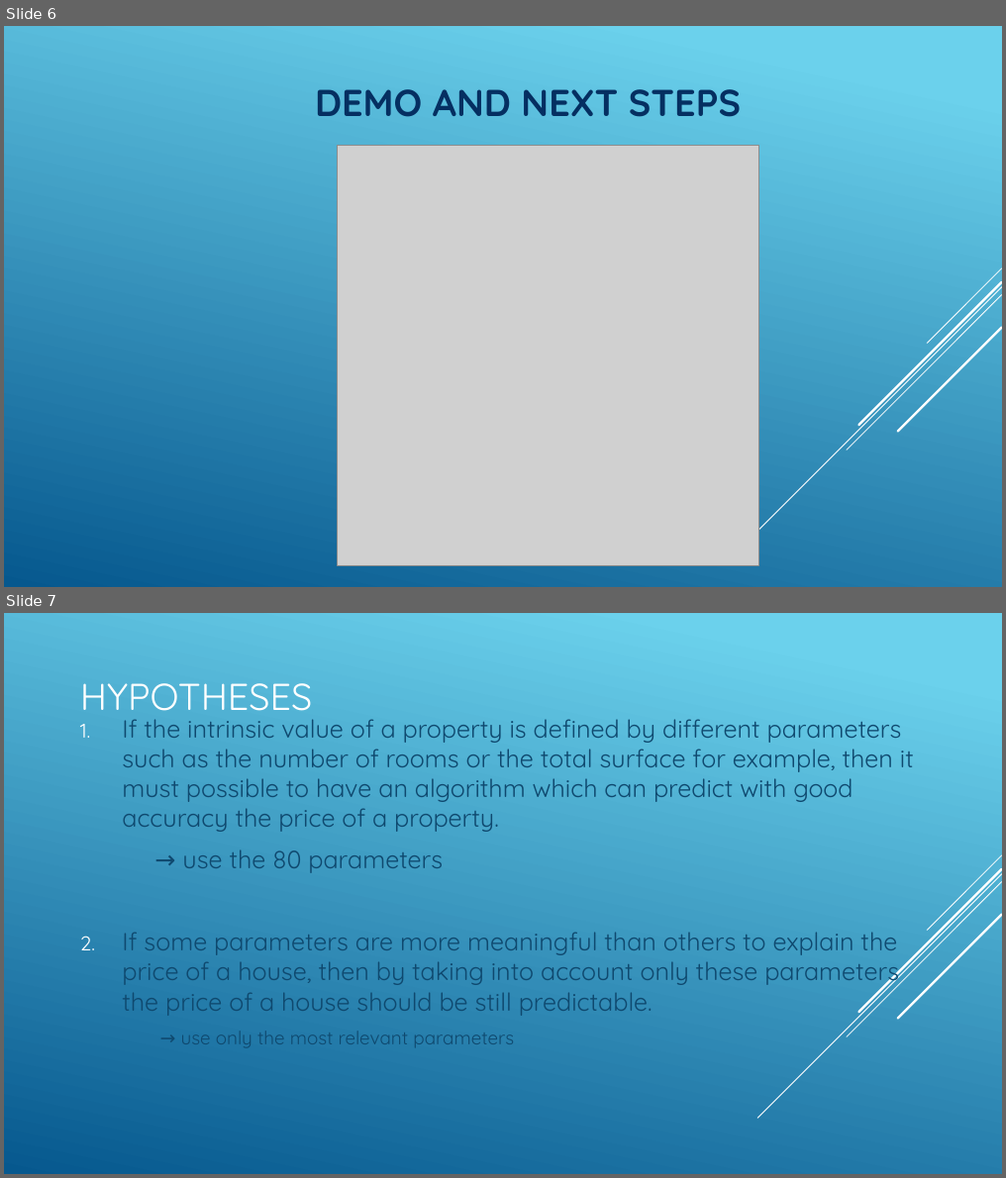
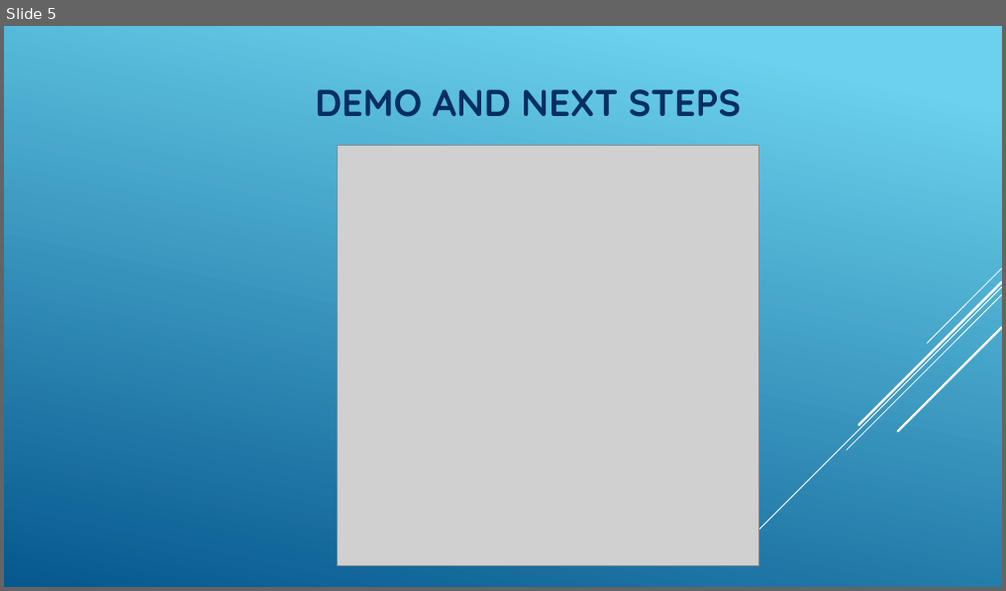
Before and after one commit to CherubiniArt/mini_project_m05, a slide deck: doc/project_status_21_09_2020.pptx. Shown one above the other, each under a label of ours: slides 6 and 7 before the commit, slide 5 after it. The pictures are 1006x1178 and 1006x591 pixels, drawn with LibreOffice and Linux fonts; fonts in the diff are those of the drawing; grey boxes stand for pictures. Boxes give left, top, right and bottom in pixels: in the first picture for what was removed or moved away, otherwise in the second. Text is boxed around its words. In the diff, an @@ line names an element or a change of style, - is before the commit and + after.

```diff
--- a/doc/project_status_21_09_2020.pptx
+++ b/doc/project_status_21_09_2020.pptx
@@ slide 7 removed at [4, 613, 1002, 1174], background gradient #6ED2EB to #06588E; not listed: 5 template elements that a slide beside it also shows @@
@@ title removed at [80, 683, 313, 721] @@
-HYPOTHESES
@@ text removed at [122, 719, 914, 1049] @@
-1. If the intrinsic value of a property is defined by different parameters such as the number of rooms or the total surface for example, then it must possible to have an algorithm which can predict with good accuracy the price of a property.
-    → use the 80 parameters
-2. If some parameters are more meaningful than others to explain the price of a house, then by taking into account only these parameters the price of a house should be still predictable.
-  → use only the most relevant parameters
@@ what was slide 6 is now slide 5 @@
```
Also in this commit, not shown: 4 slides changed, 3 other slides removed.
